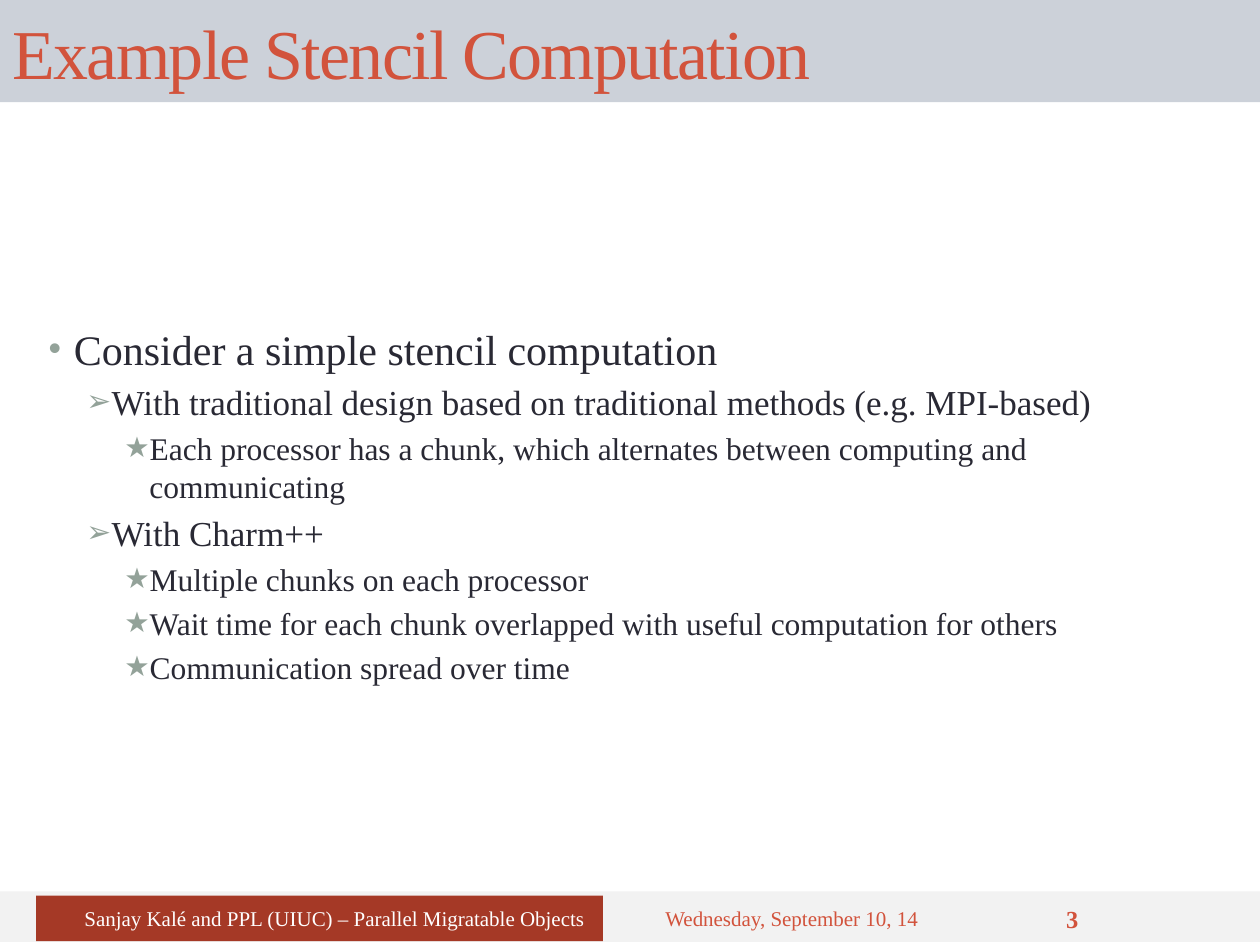
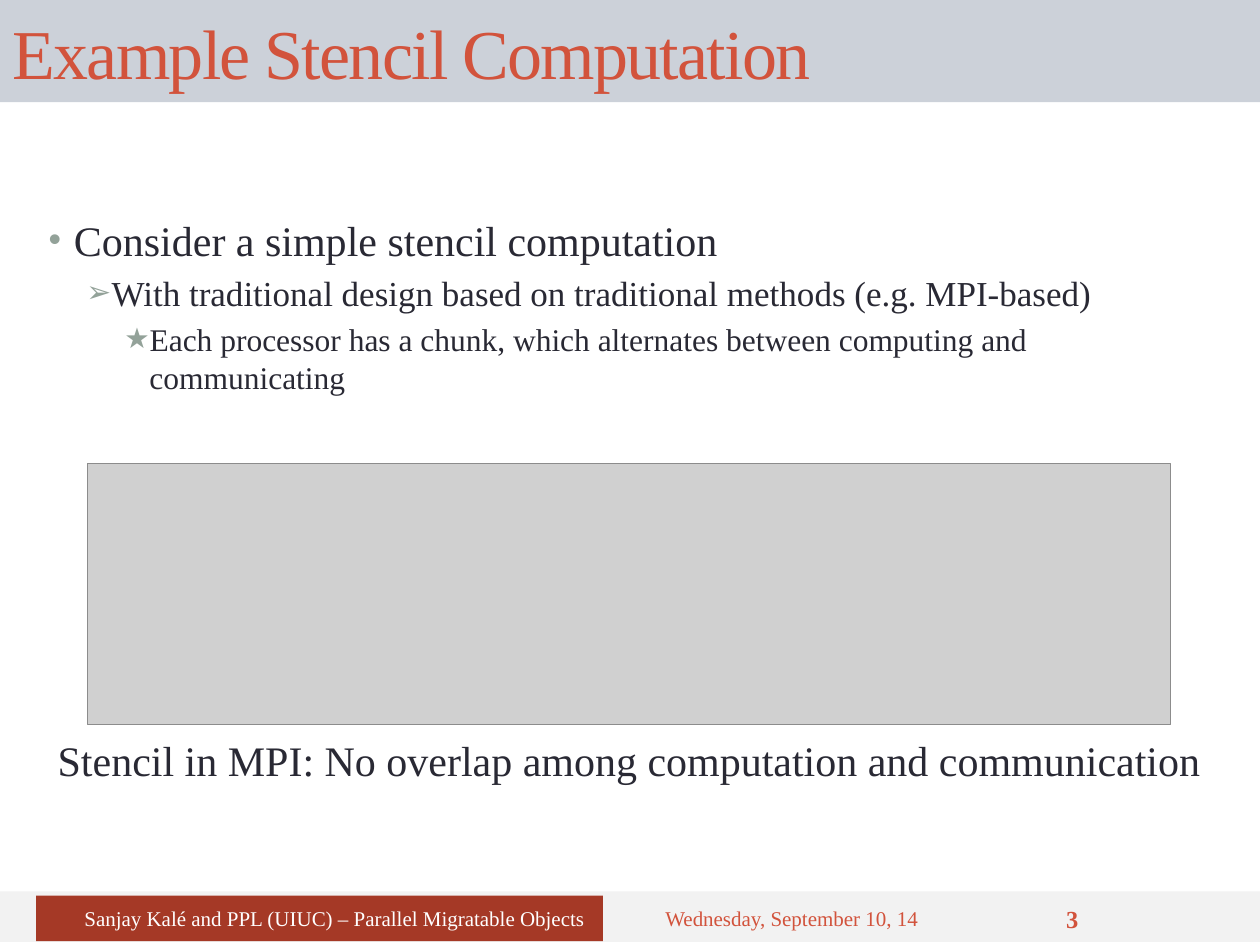
Before and after one commit to UIUC-PPL/charm_tutorial, a slide deck: slide 3 of tutorial-03-benefits.pptx. Drawn at 1260x945 pixels with LibreOffice and Linux fonts; fonts in the diff are those of the drawing; grey boxes stand for pictures. Boxes give left, top, right and bottom in pixels: in the first picture for what was removed or moved away, otherwise in the second. Text is boxed around its words. In the diff, an @@ line names an element or a change of style, - is before the commit and + after.

```diff
--- a/tutorial-03-benefits.pptx
+++ b/tutorial-03-benefits.pptx
@@ picture added at [88, 464, 1172, 724] @@
@@ text at [112, 521, 1057, 685]: paragraphs removed @@
-  ➢ With Charm++
-    ★ Multiple chunks on each processor
-    ★ Wait time for each chunk overlapped with useful computation for others
-    ★ Communication spread over time
@@ text added at [58, 747, 1200, 785], 24 pt, text #292934 @@
+Stencil in MPI: No overlap among computation and communication
```
Also in this commit, not shown: 4 other slides changed, 10 other files.
